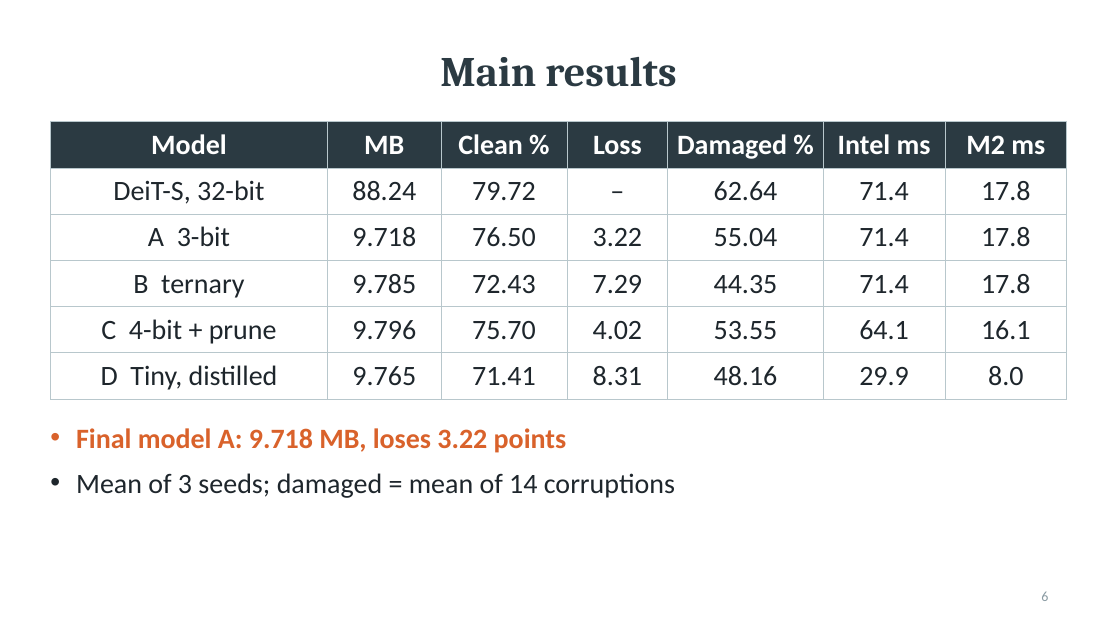
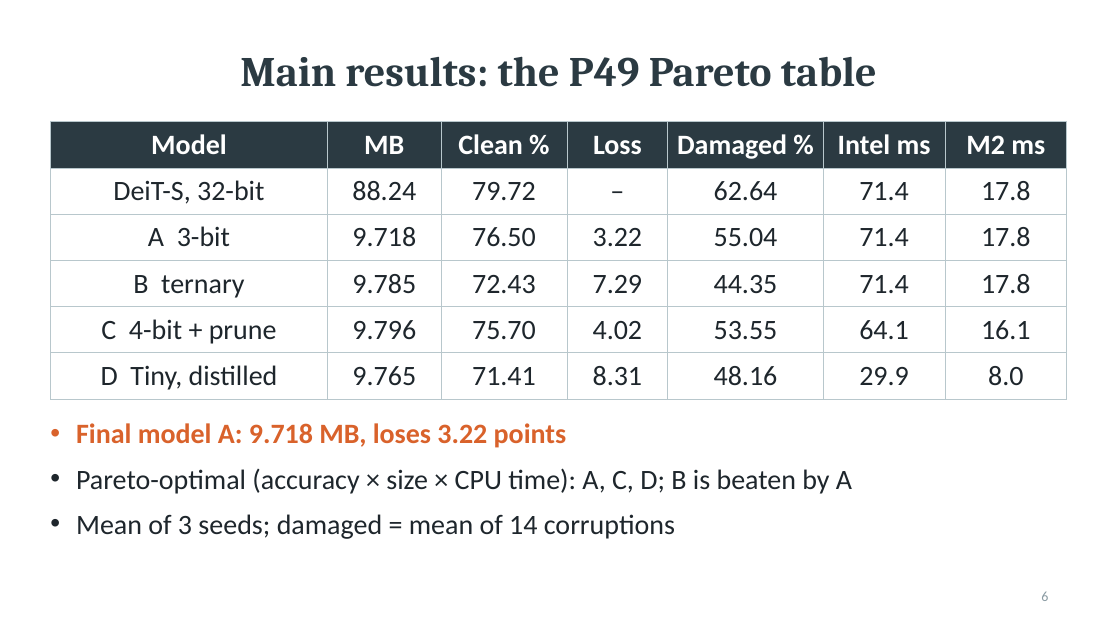
Before and after one commit to manankapoor23/vit-compression, a slide deck: slide 6 of slides/UCS532_P49_slides.pptx. Drawn at 1120x630 pixels with LibreOffice and Linux fonts; fonts in the diff are those of the drawing. Boxes give left, top, right and bottom in pixels: in the first picture for what was removed or moved away, otherwise in the second. Text is boxed around its words. In the diff, an @@ line names an element or a change of style, - is before the commit and + after.

Commit message:
Label Table 1 as the P49 Pareto table and mark the Pareto-optimal routes

```diff
--- a/slides/UCS532_P49_slides.pptx
+++ b/slides/UCS532_P49_slides.pptx
@@ title at <box>240,56,877,87</box>: text changed @@
-Main results
+Main results: the P49 Pareto table
@@ text at <box>76,468,852,494</box>: paragraph added @@
+• Pareto-optimal (accuracy × size × CPU time): A, C, D; B is beaten by A
```
Also in this commit, not shown: 2 other files.
